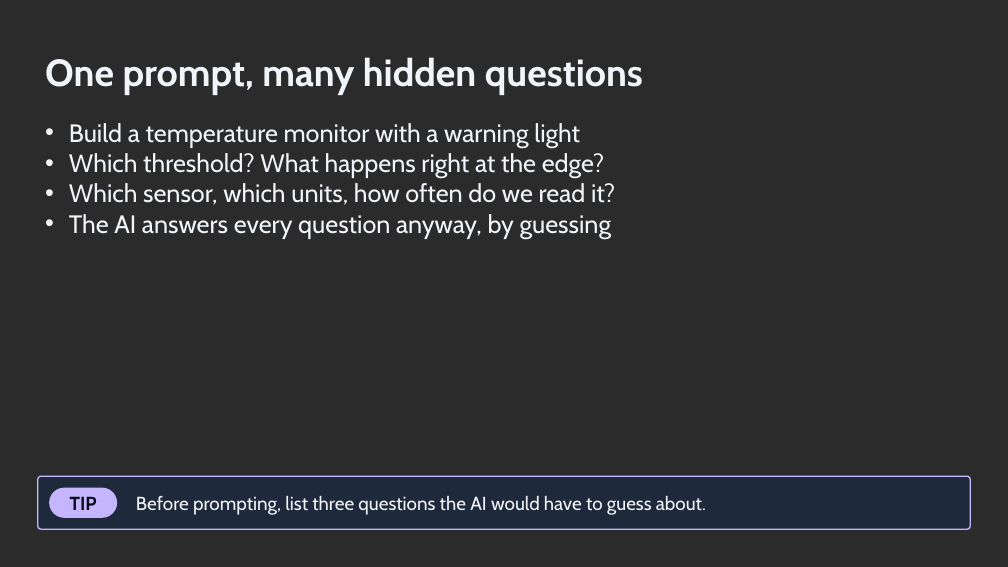
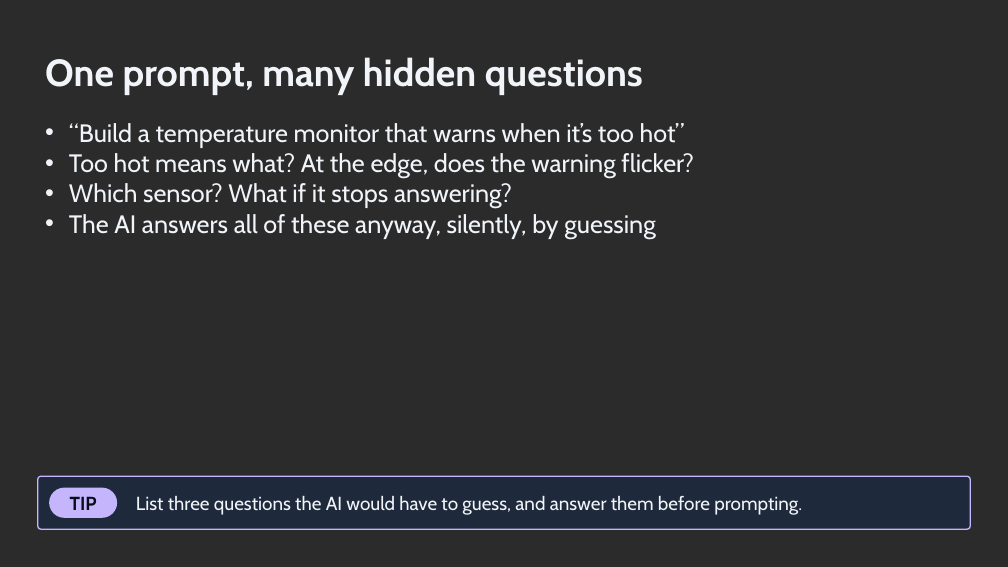
Before and after one commit to ronyronen/speckit-claude-presentation, a slide deck: slide 2 of presentation/speckit-workshop.pptx. Drawn at 1008x567 pixels with LibreOffice and Linux fonts; fonts in the diff are those of the drawing; background and template pictures are left out; a plain dark background stands for a picture behind light text. Boxes give left, top, right and bottom in pixels: in the first picture for what was removed or moved away, otherwise in the second. Text is boxed around its words. In the diff, an @@ line names an element or a change of style, - is before the commit and + after.

```diff
--- a/presentation/speckit-workshop.pptx
+++ b/presentation/speckit-workshop.pptx
@@ text at (69, 123, 694, 239): text changed @@
-• Build a temperature monitor with a warning light
-• Which threshold? What happens right at the edge?
-• Which sensor, which units, how often do we read it?
-• The AI answers every question anyway, by guessing
+• “Build a temperature monitor that warns when it’s too hot”
+• Too hot means what? At the edge, does the warning flicker?
+• Which sensor? What if it stops answering?
+• The AI answers all of these anyway, silently, by guessing
@@ text at (136, 496, 802, 515): text changed @@
-Before prompting, list three questions the AI would have to guess about.
+List three questions the AI would have to guess, and answer them before prompting.
```
Also in this commit, not shown: 27 other slides changed, 3 slides added, 3 slides removed, 2 other files.
